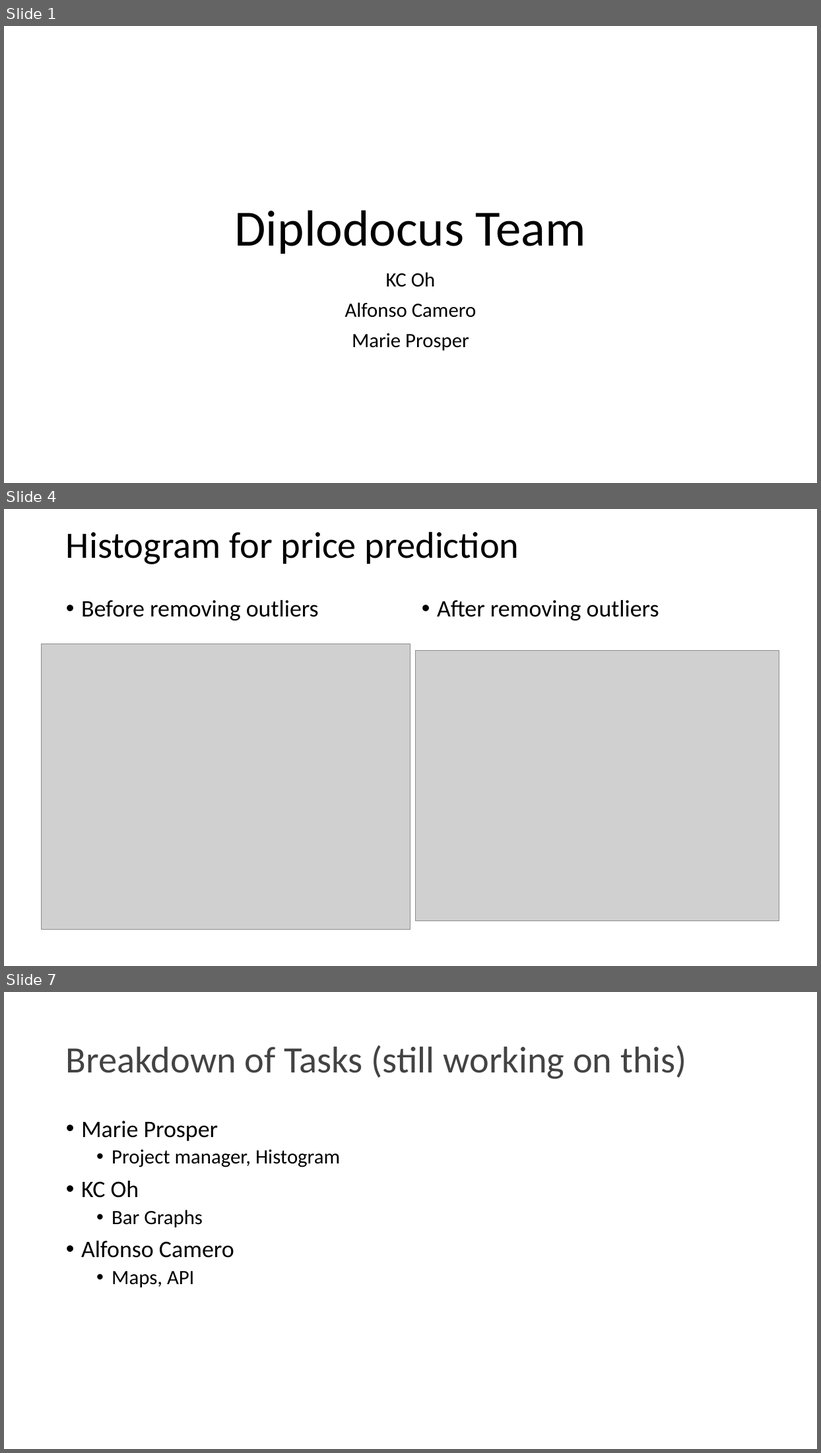
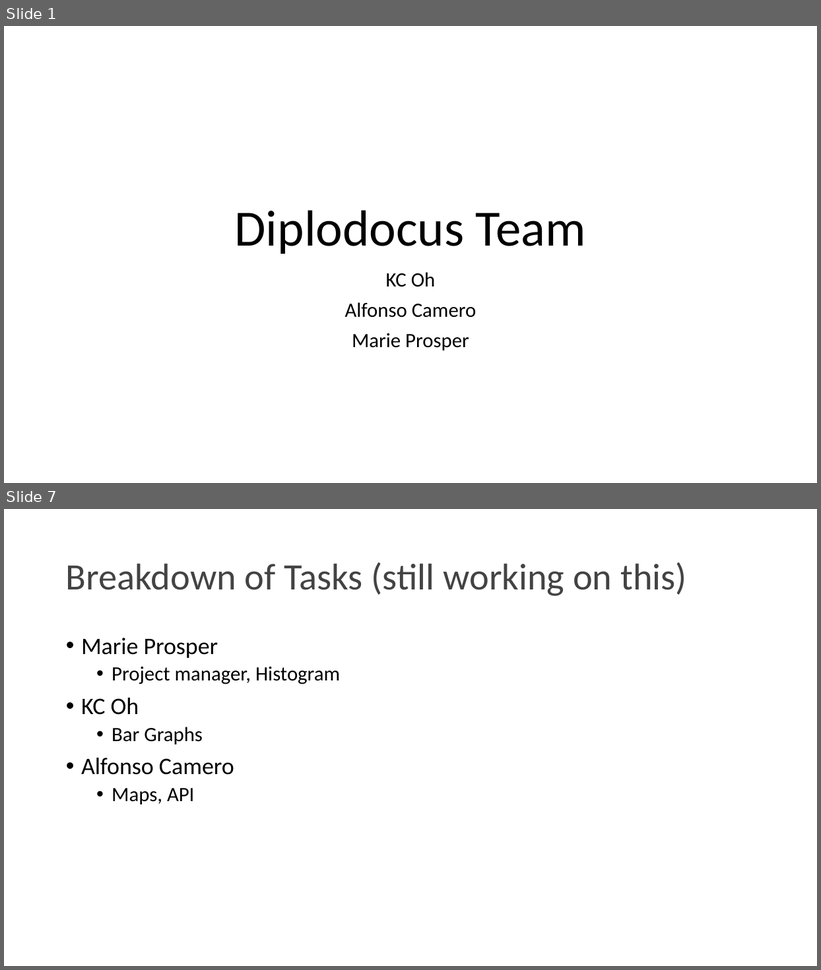
Before and after one commit to marieprosper77/Project1_Diplodocus_2, a slide deck: Diplodocus Team.pptx. Shown one above the other, each under a label of ours: slides 1, 4 and 7 before the commit, slides 1 and 7 after it; the slides between them are not shown. The pictures are 821x1453 and 821x970 pixels, drawn with LibreOffice and Linux fonts; fonts in the diff are those of the drawing; grey boxes stand for pictures. Boxes give left, top, right and bottom in pixels: in the first picture for what was removed or moved away, otherwise in the second. Text is boxed around its words. In the diff, an @@ line names an element or a change of style, - is before the commit and + after.

```diff
--- a/Diplodocus Team.pptx
+++ b/Diplodocus Team.pptx
@@ slide 4 removed at (4, 509, 817, 966), background #FFFFFF @@
@@ title removed at (66, 531, 519, 564) @@
-Histogram for price prediction
@@ text removed at (81, 600, 319, 621) @@
-• Before removing outliers
@@ text removed at (437, 600, 659, 621) @@
-• After removing outliers
@@ picture removed at (42, 644, 411, 930) @@
@@ picture removed at (416, 650, 780, 921) @@
```
Also in this commit, not shown: 2 slides changed, 3 slides added, 2 other slides removed, 1 other file.
